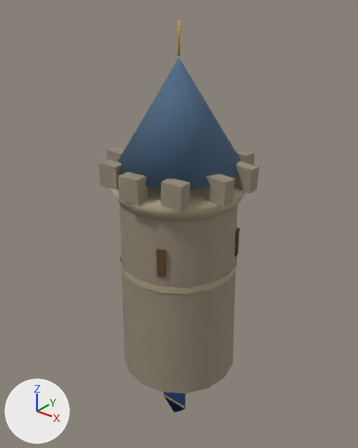
The Blender file assets/src/fcs_kit.blend as it was, and as the next commit left it.
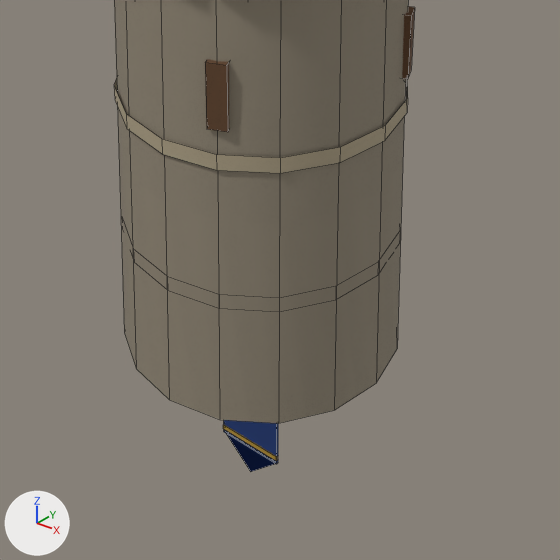
Each version appears first whole from a camera (50 mm lens) standing at (12.12, -15.15, 16.52) and looking at (-0.2, 0.25, 6.97), and next in a close-up on the part from 21% to 83% of the width and 50% to 100% of the height. Lighting does not change. The marker at lower left points along +X, +Y and +Z. The first two pictures are the older version. The close-ups show mesh edges as thin lines.

Objects in the first close-up: 'banner', 'tower'.
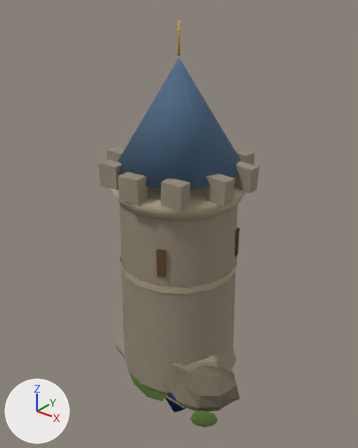
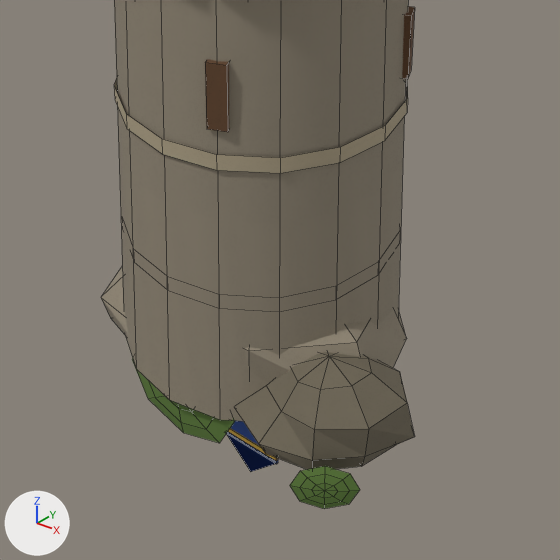
Edits to the scene script, one JSON object a line:
```json
{"op": "add", "block": "me_rockbig", "code": ["me_rockbig = bpy.data.meshes.new('rockbig')", "me_rockbig.from_pydata(...)  # 191 vertices, 210 faces; spans x -3.34..4.12, y -2.9..2.72, z -1.06..2.45", "me_rockbig.materials.append(mat_fcs_pal)  # picture img_fcs_pal"]}
{"op": "add", "block": "ob_rockbig", "code": ["ob_rockbig = bpy.data.objects.new('rockbig', me_rockbig)", "ob_rockbig.location = (0.0, 0.0, 0.0)"]}
```

Pixel boxes (x1, y1, x2, y2) of what changed, in the close-ups (560 x 560 px):
```json
{"object": "rockbig", "change": "added", "after": [101, 267, 415, 509], "on screen": "brown"}
```
